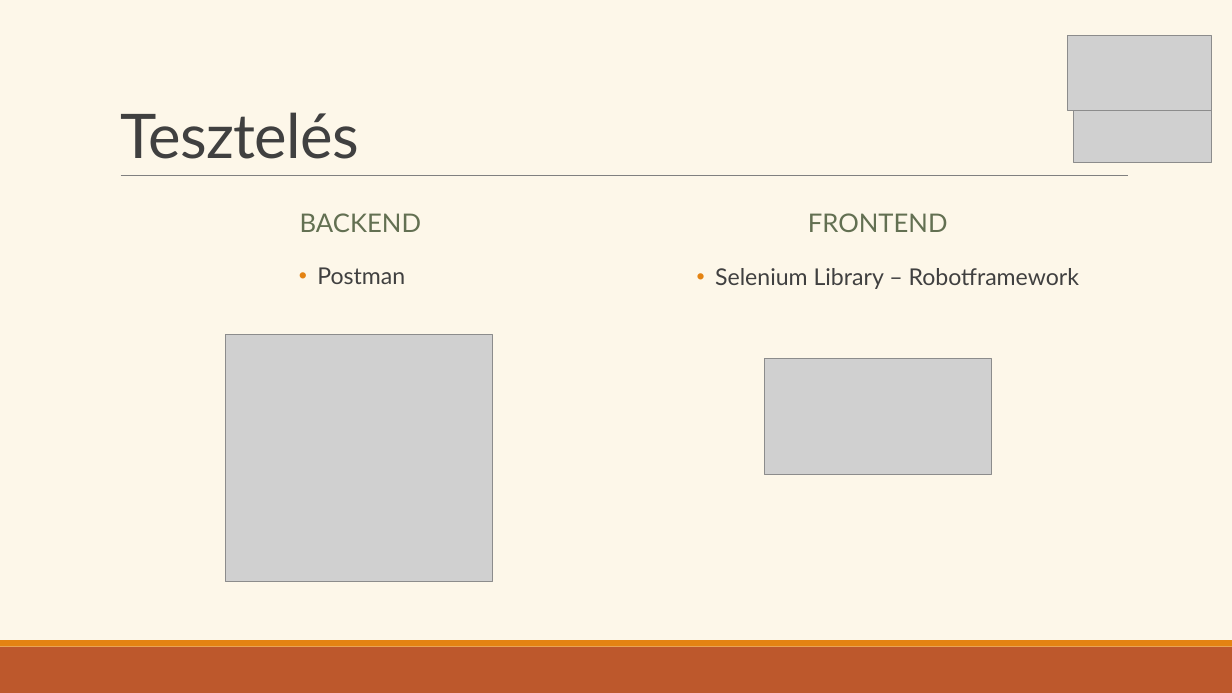
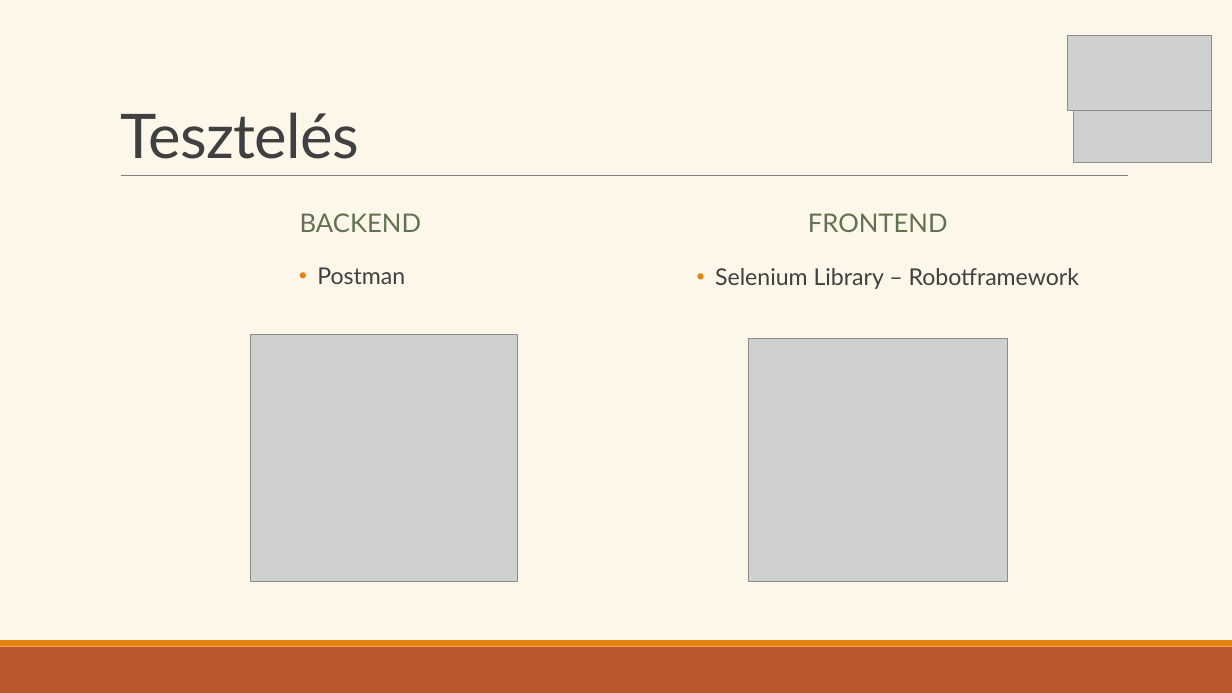
Before and after one commit to Ella50/13_S1_1_vizsgaremek, a slide deck: slide 10 of Dokumentációhoz/Prezentáció/eMenza_AtkariAriella_FarkasDominik.pptx. Drawn at 1232x693 pixels with LibreOffice and Linux fonts; fonts in the diff are those of the drawing; grey boxes stand for pictures. Boxes give left, top, right and bottom in pixels: in the first picture for what was removed or moved away, otherwise in the second. Text is boxed around its words. In the diff, an @@ line names an element or a change of style, - is before the commit and + after.

```diff
--- a/Dokumentációhoz/Prezentáció/eMenza_AtkariAriella_FarkasDominik.pptx
+++ b/Dokumentációhoz/Prezentáció/eMenza_AtkariAriella_FarkasDominik.pptx
@@ picture: place and size @@
-picture at bbox=[226, 335, 493, 582]
+picture at bbox=[250, 335, 518, 582]
@@ picture added at bbox=[749, 339, 1007, 582] @@
@@ picture removed at bbox=[764, 359, 992, 474] @@
```
Also in this commit, not shown: 2 other slides changed, 7 other files.
